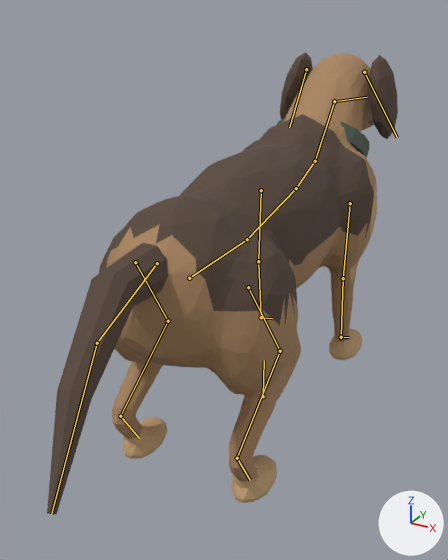
A saved change to the Blender file Blender/Hound/MuseumHound.blend.
One viewpoint serves both versions: a 50 mm lens placed at (0.79, -1.73, 1.29), pointed at (-0.08, -0.15, 0.5). Arrows for +X, +Y and +Z are at lower right; the lights stay in place. The older version comes first. The bones that bend it are drawn over the model as lines.

The first picture shows 'Hound_Mesh'.
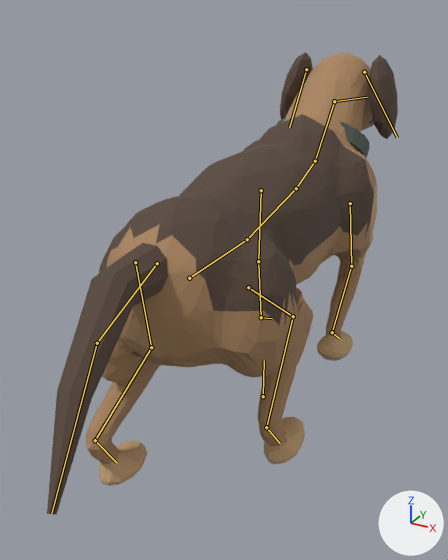
The newer file adds an action. The first version stands in its rest pose; the second is drawn at frame 0 of the action 'Hound_Walk'.

What differs and where, as boxes [x1, y1, x2, y2] in the pictures (448 x 560 px):
```json
{"object": "Hound_Mesh", "change": "posed", "before": [47, 52, 398, 515], "after": [47, 52, 398, 515]}
{"bone": "FrontUpper_L", "before": "(350, 203) to (343, 278)", "after": "(350, 203) to (351, 266)"}
{"bone": "FrontLower_L", "before": "(343, 278) to (341, 337)", "after": "(351, 266) to (332, 332)"}
{"bone": "FrontPaw_L", "before": "(341, 337) to (349, 337)", "after": "(332, 332) to (339, 338)"}
{"bone": "HindUpper_L", "before": "(248, 287) to (280, 351)", "after": "(248, 287) to (293, 316)"}
{"bone": "HindPaw_L", "before": "(237, 458) to (250, 480)", "after": "(266, 427) to (280, 443)"}
{"bone": "HindUpper_R", "before": "(135, 262) to (168, 321)", "after": "(135, 262) to (151, 347)"}
{"bone": "HindLower_R", "before": "(168, 321) to (120, 416)", "after": "(151, 347) to (95, 440)"}
{"bone": "HindPaw_R", "before": "(120, 416) to (139, 438)", "after": "(95, 440) to (117, 463)"}
```

Scene script edits in JSON lines:
```json
{"block": "bone_frontupper_l", "where": "bone_frontupper_l = bpy.data.objects['Hound_Rig'].pose.bones['FrontUpper_L']  # child of 'Chest'"}
{"op": "set", "path": "bone_frontupper_l.rotation_euler", "old": "(0.0, 0.0, 0.0)", "new": "(0.349, 0.0, 0.0)", "note": "degrees (0, 0, 0) -> degrees (20, 0, 0)"}
{"block": "bone_frontlower_l", "where": "bone_frontlower_l = bpy.data.objects['Hound_Rig'].pose.bones['FrontLower_L']  # child of 'FrontUpper_L'"}
{"op": "set", "path": "bone_frontlower_l.rotation_euler", "old": "(0.0, 0.0, 0.0)", "new": "(-1.222, 0.0, 0.0)", "note": "degrees (0, 0, 0) -> degrees (-70, 0, 0)"}
{"block": "bone_frontpaw_l", "where": "bone_frontpaw_l = bpy.data.objects['Hound_Rig'].pose.bones['FrontPaw_L']  # child of 'FrontLower_L'"}
{"op": "set", "path": "bone_frontpaw_l.rotation_euler", "old": "(0.0, 0.0, 0.0)", "new": "(0.698, 0.0, 0.0)", "note": "degrees (0, 0, 0) -> degrees (40, 0, 0)"}
{"block": "bone_hindupper_l", "where": "bone_hindupper_l = bpy.data.objects['Hound_Rig'].pose.bones['HindUpper_L']  # child of 'Hips'"}
{"op": "set", "path": "bone_hindupper_l.rotation_euler", "old": "(0.0, 0.0, 0.0)", "new": "(0.349, 0.0, 0.0)", "note": "degrees (0, 0, 0) -> degrees (20, 0, 0)"}
{"block": "bone_hindpaw_l", "where": "bone_hindpaw_l = bpy.data.objects['Hound_Rig'].pose.bones['HindPaw_L']  # child of 'HindLower_L'"}
{"op": "set", "path": "bone_hindpaw_l.rotation_euler", "old": "(0.0, 0.0, 0.0)", "new": "(-0.209, 0.0, 0.0)", "note": "degrees (0, 0, 0) -> degrees (-12, 0, 0)"}
{"block": "bone_hindupper_r", "where": "bone_hindupper_r = bpy.data.objects['Hound_Rig'].pose.bones['HindUpper_R']  # child of 'Hips'"}
{"op": "set", "path": "bone_hindupper_r.rotation_euler", "old": "(0.0, 0.0, 0.0)", "new": "(-0.349, 0.0, 0.0)", "note": "degrees (0, 0, 0) -> degrees (-20, 0, 0)"}
{"block": "bone_hindlower_r", "where": "bone_hindlower_r = bpy.data.objects['Hound_Rig'].pose.bones['HindLower_R']  # child of 'HindUpper_R'"}
{"op": "set", "path": "bone_hindlower_r.rotation_euler", "old": "(0.0, 0.0, 0.0)", "new": "(0.175, 0.0, 0.0)", "note": "degrees (0, 0, 0) -> degrees (10, 0, 0)"}
{"block": "bone_hindpaw_r", "where": "bone_hindpaw_r = bpy.data.objects['Hound_Rig'].pose.bones['HindPaw_R']  # child of 'HindLower_R'"}
{"op": "set", "path": "bone_hindpaw_r.rotation_euler", "old": "(0.0, 0.0, 0.0)", "new": "(0.175, 0.0, 0.0)", "note": "degrees (0, 0, 0) -> degrees (10, 0, 0)"}
```
